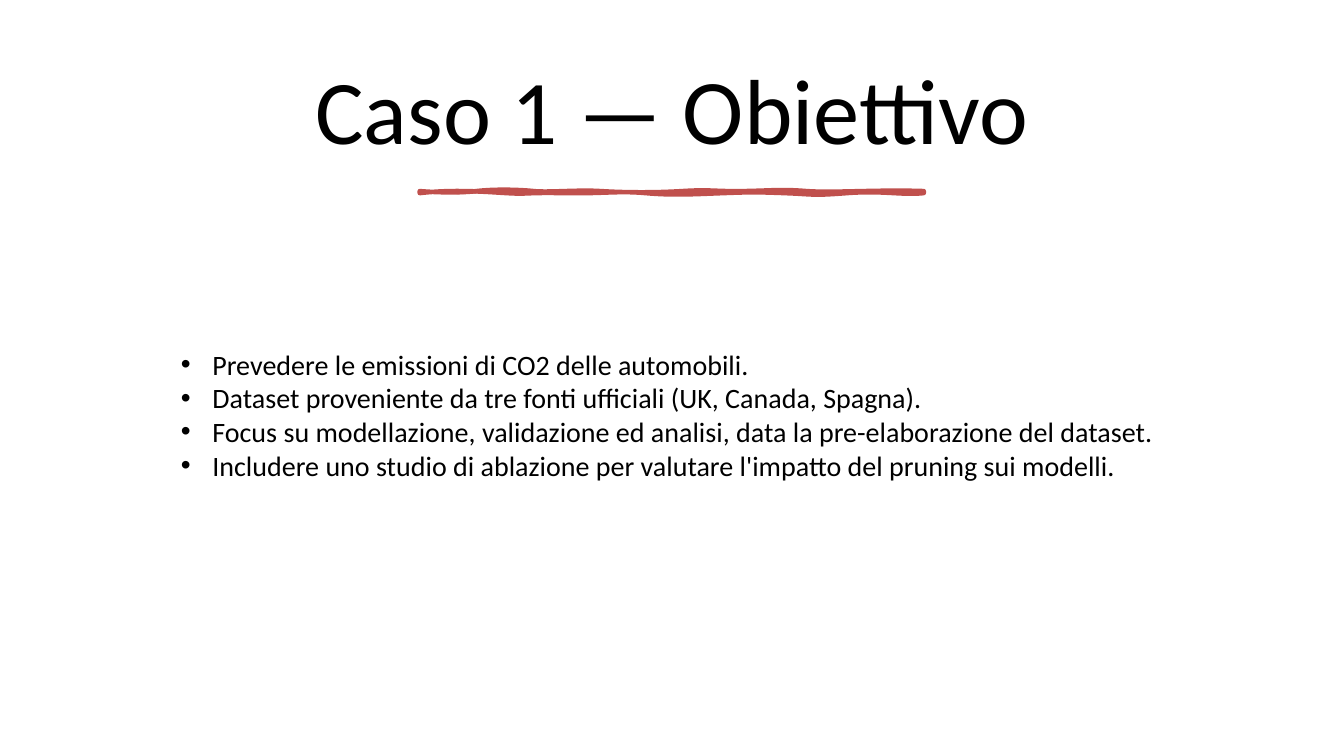
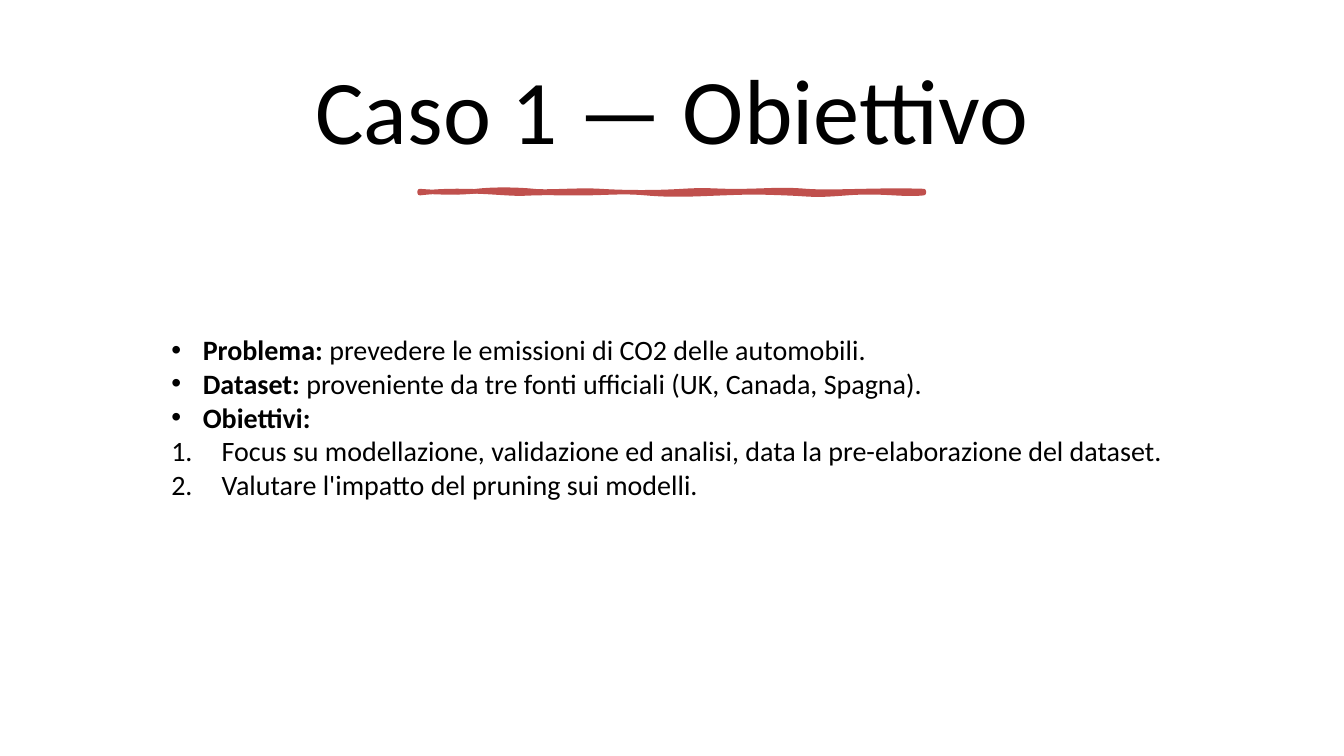
Before and after one commit to mtomas03/Thesis_Paper, a slide deck: slide 28 of Presentation.pptx. Drawn at 1344x756 pixels with LibreOffice and Linux fonts; fonts in the diff are those of the drawing. Boxes give left, top, right and bottom in pixels: in the first picture for what was removed or moved away, otherwise in the second. Text is boxed around its words. In the diff, an @@ line names an element or a change of style, - is before the commit and + after.

```diff
--- a/Presentation.pptx
+++ b/Presentation.pptx
@@ text "Problema: prevedere le emissioni di ...": place and size @@
-text "Problema: prevedere le emissioni di ..." at (212, 355, 1152, 481)
+text "Problema: prevedere le emissioni di ..." at (203, 340, 1162, 500)
@@ text at (203, 340, 922, 429): text changed @@
-• Prevedere le emissioni di CO2 delle automobili.
-• Dataset proveniente da tre fonti ufficiali (UK, Canada, Spagna).
+• Problema: prevedere le emissioni di CO2 delle automobili.
+• Dataset: proveniente da tre fonti ufficiali (UK, Canada, Spagna).
+• Obiettivi:
@@ text at (222, 441, 1162, 466): bullet • to 1. @@
@@ text at (222, 475, 697, 500): text changed @@
-• Includere uno studio di ablazione per valutare l'impatto del pruning sui modelli.
+2. Valutare l'impatto del pruning sui modelli.
```
Also in this commit, not shown: 15 other slides changed, 3 slides added, 1 slide removed.
